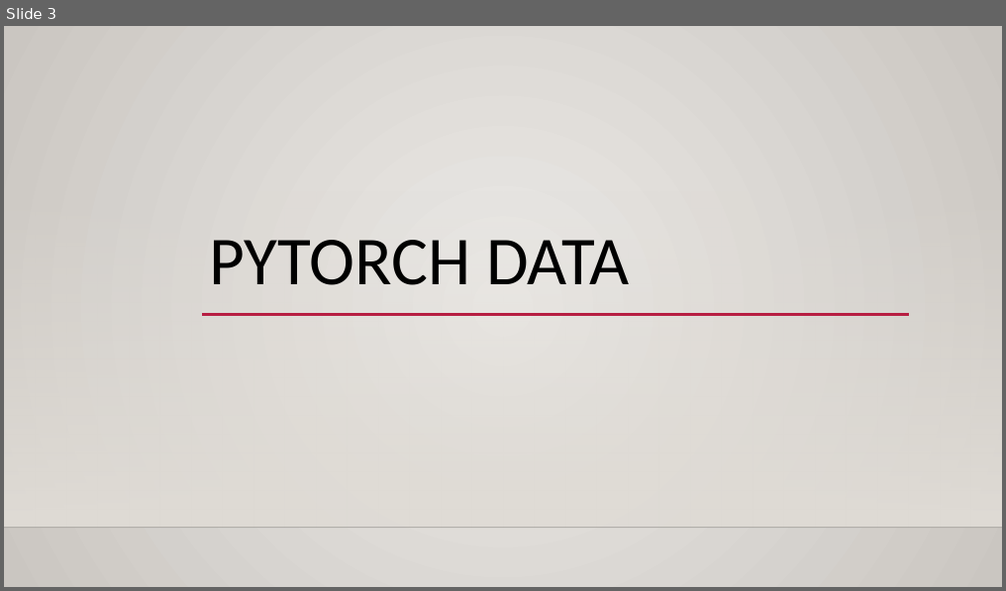
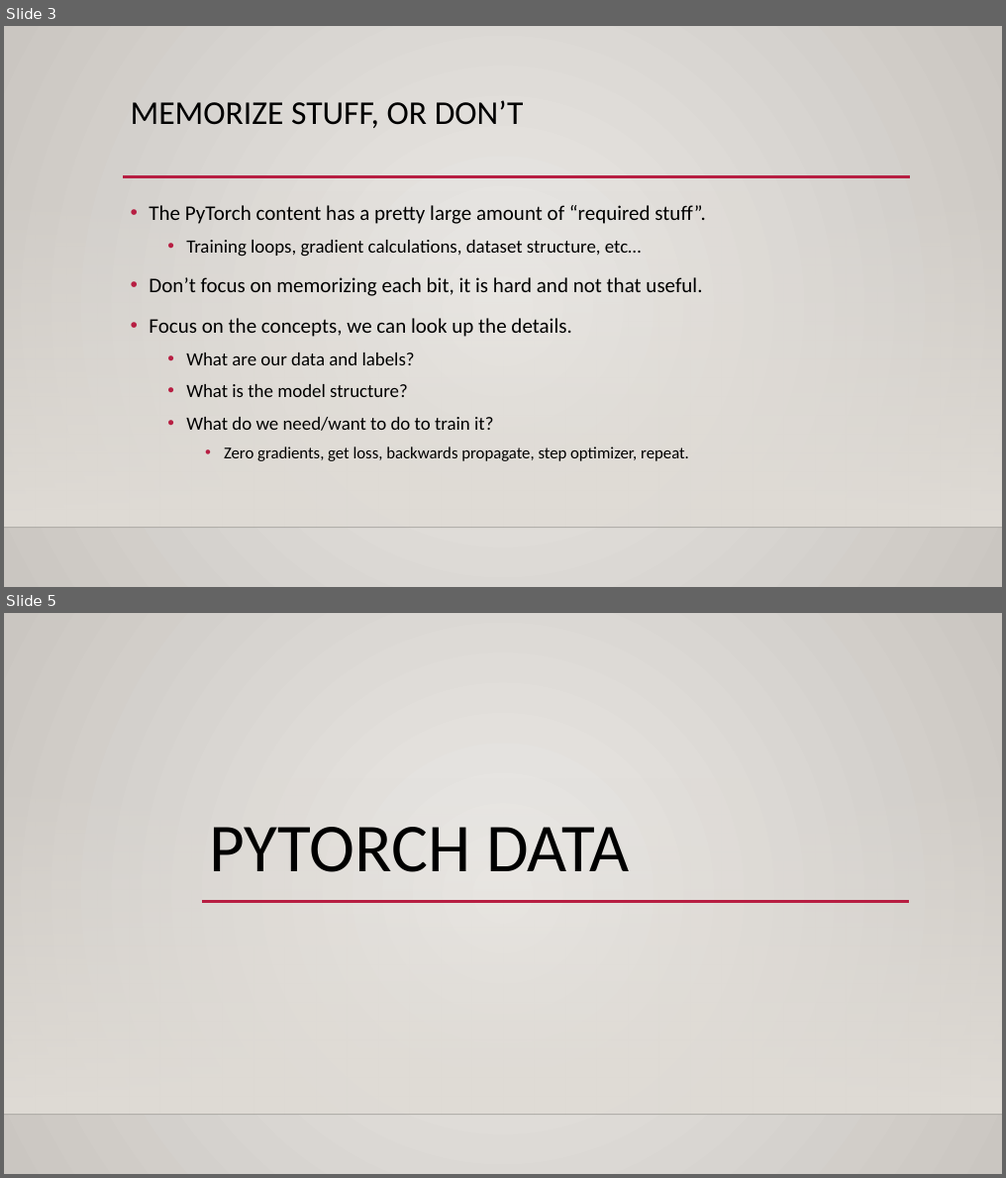
Before and after one commit to AkeemSemperDataScience/Intro_to_Machine_Learning_Students, a slide deck: reference_content/Slides/pytorch_data.pptx. Shown one above the other, each under a label of ours: slide 3 before the commit, slides 3 and 5 after it; the slides between them are not shown. The pictures are 1006x591 and 1006x1178 pixels, drawn with LibreOffice and Linux fonts; fonts in the diff are those of the drawing; background and template pictures are left out. Boxes give left, top, right and bottom in pixels: in the first picture for what was removed or moved away, otherwise in the second. Text is boxed around its words. In the diff, an @@ line names an element or a change of style, - is before the commit and + after.

```diff
--- a/reference_content/Slides/pytorch_data.pptx
+++ b/reference_content/Slides/pytorch_data.pptx
@@ slide 3 added at (x1=4, y1=26, x2=1002, y2=587), background gradient #ECEAE7 to #CAC7C1; not listed: 2 template elements that a slide beside it also shows @@
@@ title added at (x1=131, y1=100, x2=524, y2=128), 32 pt, text #000000 @@
+MEMORIZE STUFF, OR DON’T
@@ line added from (123, 177) to (910, 177), #B71E42 2.5 pt @@
@@ text added at (x1=149, y1=205, x2=706, y2=462), 20 pt, text #000000 @@
+• The PyTorch content has a pretty large amount of “required stuff”.
+  • Training loops, gradient calculations, dataset structure, etc…
+• Don’t focus on memorizing each bit, it is hard and not that useful.
+• Focus on the concepts, we can look up the details.
+  • What are our data and labels?
+  • What is the model structure?
+  • What do we need/want to do to train it?
+    • Zero gradients, get loss, backwards propagate, step optimizer, repeat.
@@ what was slide 3 is now slide 5 @@
```
Also in this commit, not shown: 2 slides changed, 3 other slides added, 4 other files.
